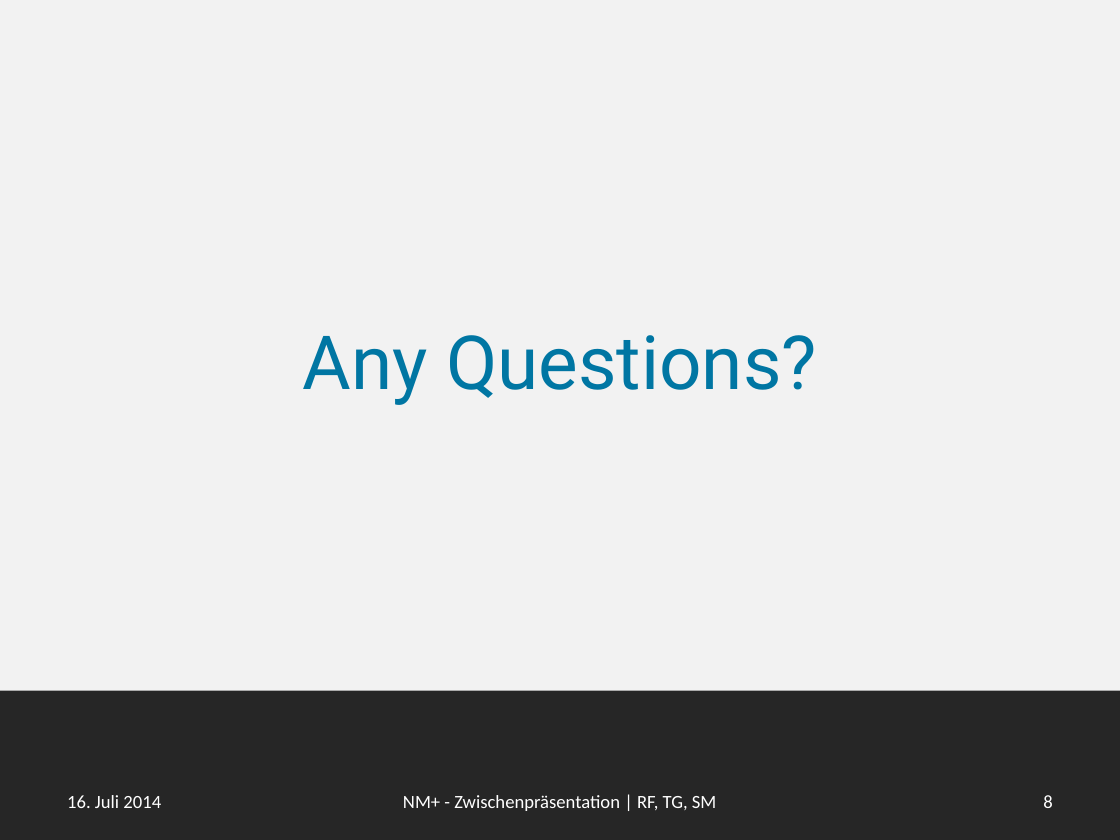
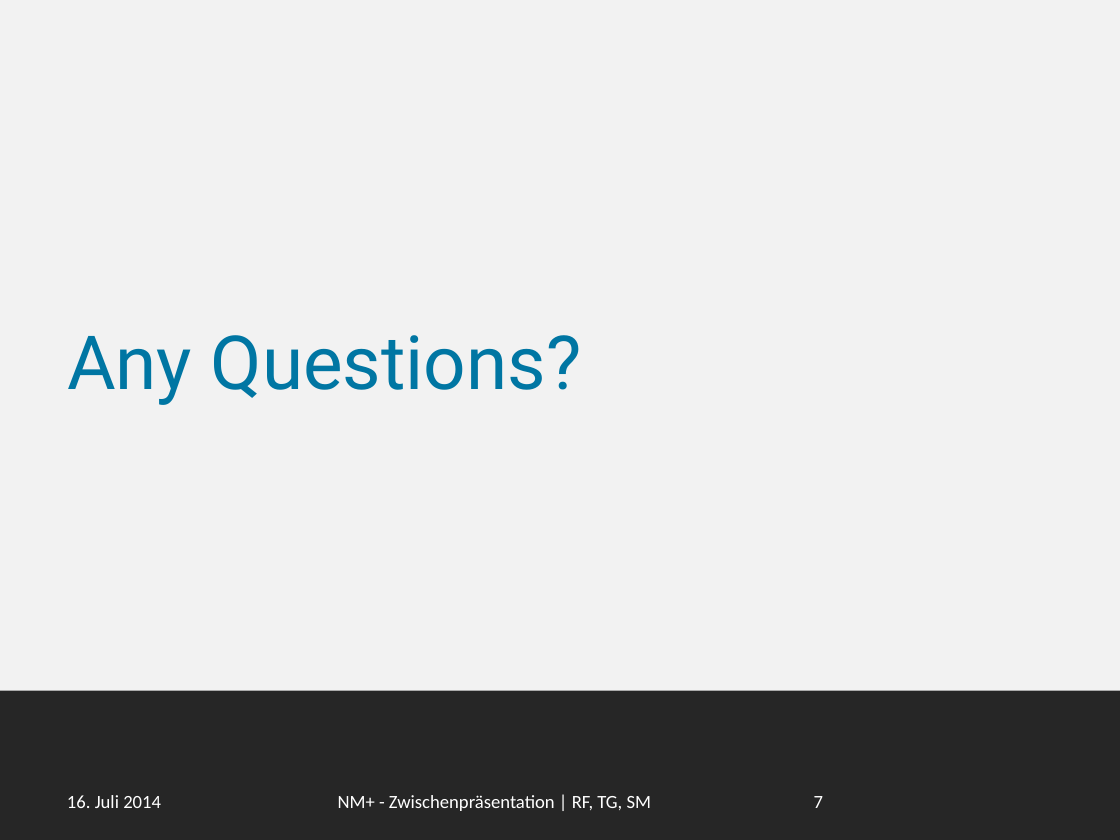
Before and after one commit to smba/newsminer, a slide deck: slide 7 of Dokumente/Endpräsentation/newsminer_plus.pptx (slide 8 before the commit). Drawn at 1120x840 pixels with LibreOffice and Linux fonts; fonts in the diff are those of the drawing. Boxes give left, top, right and bottom in pixels: in the first picture for what was removed or moved away, otherwise in the second. Text is boxed around its words. In the diff, an @@ line names an element or a change of style, - is before the commit and + after.

```diff
--- a/Dokumente/Endpräsentation/newsminer_plus.pptx
+++ b/Dokumente/Endpräsentation/newsminer_plus.pptx
@@ text "Any Questions?" at (67, 335, 582, 405): alignment centre to left @@
@@ text "NM+ - Zwischenpräsentation | RF, ..." at (338, 795, 651, 811): alignment centre to left @@
@@ page number at (814, 796, 823, 808): text changed @@
-8
+7
```
Also in this commit, not shown: 10 other slides changed, 1 slide removed.
